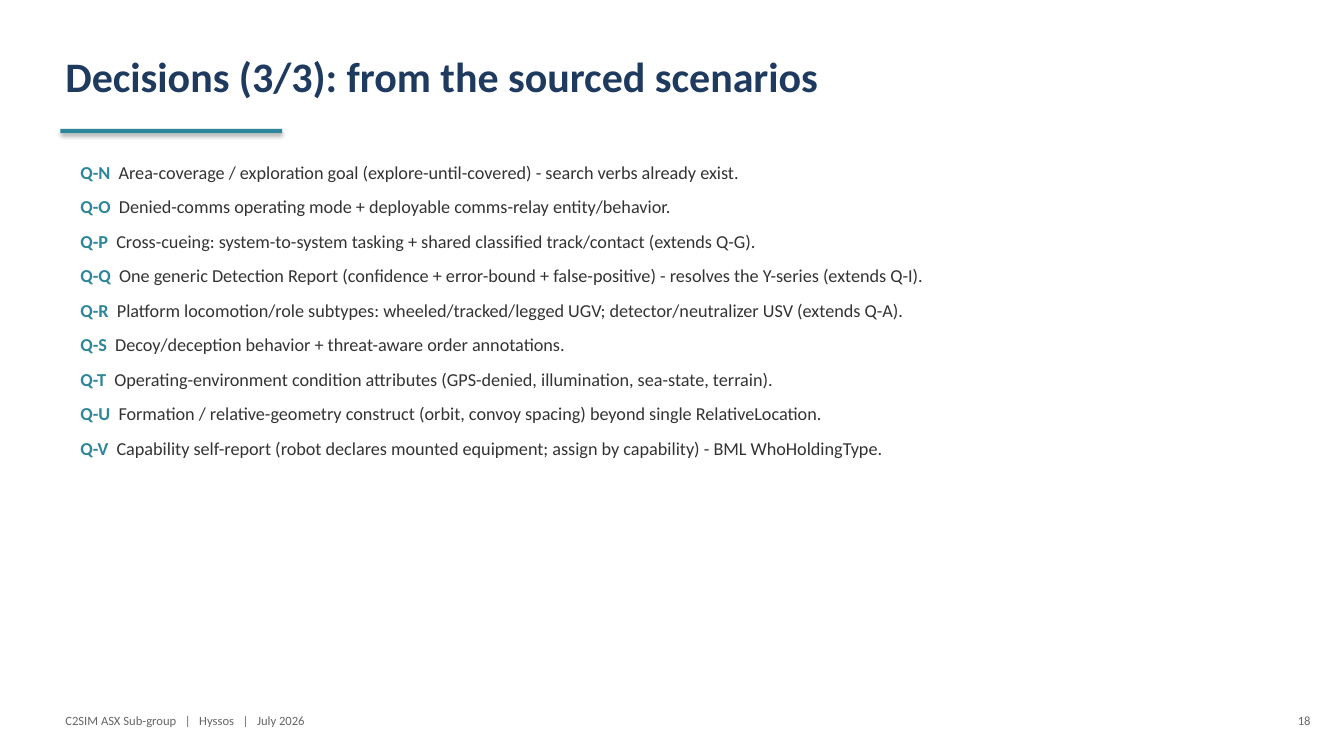
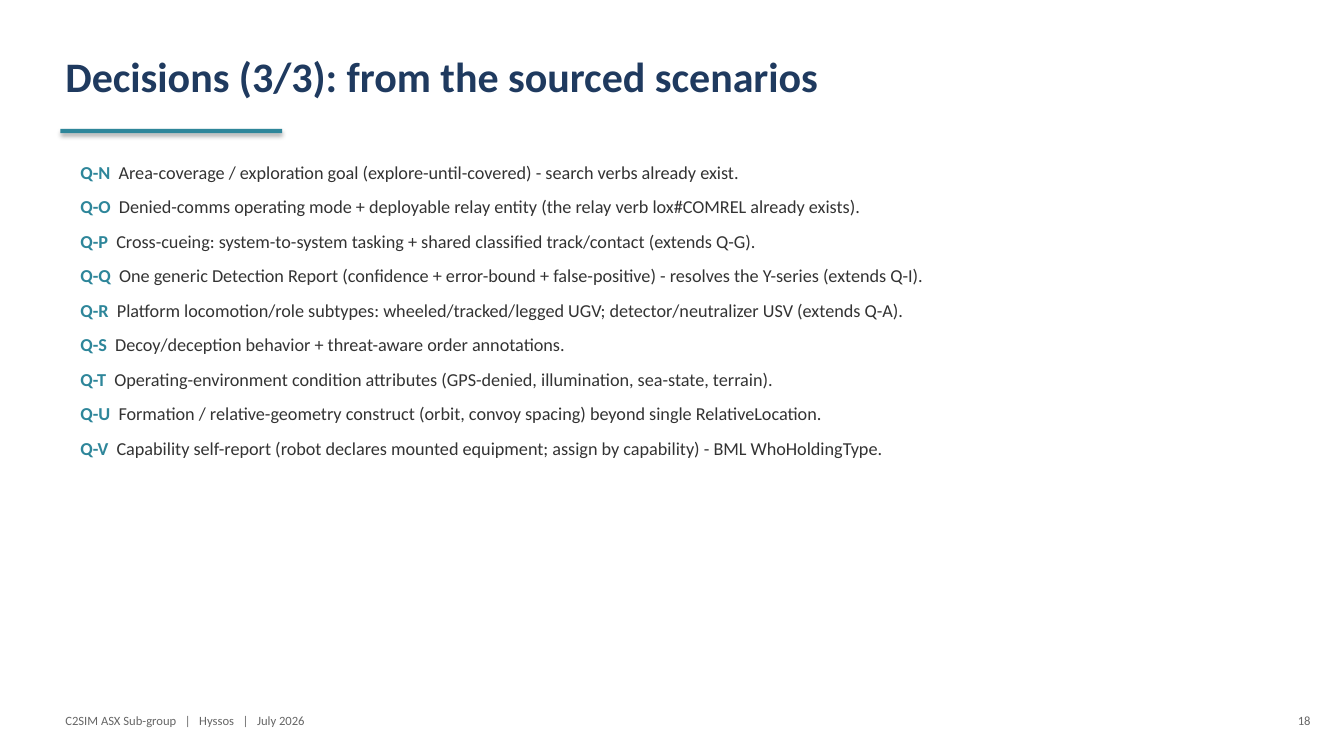
Before and after one commit to hyssostech/C2SIMArtifacts, a slide deck: slide 18 of Subgroups/ASX/InstantiationReview/ASX-Instantiation-Findings.pptx. Drawn at 1344x756 pixels with LibreOffice and Linux fonts; fonts in the diff are those of the drawing. Boxes give left, top, right and bottom in pixels: in the first picture for what was removed or moved away, otherwise in the second. Text is boxed around its words. In the diff, an @@ line names an element or a change of style, - is before the commit and + after.

```diff
--- a/Subgroups/ASX/InstantiationReview/ASX-Instantiation-Findings.pptx
+++ b/Subgroups/ASX/InstantiationReview/ASX-Instantiation-Findings.pptx
@@ text at <box>80,200,860,216</box>: text changed @@
-Q-O Denied-comms operating mode + deployable comms-relay entity/behavior.
+Q-O Denied-comms operating mode + deployable relay entity (the relay verb lox#COMREL already exists).
```
Also in this commit, not shown: 6 other slides changed, 8 other files.
